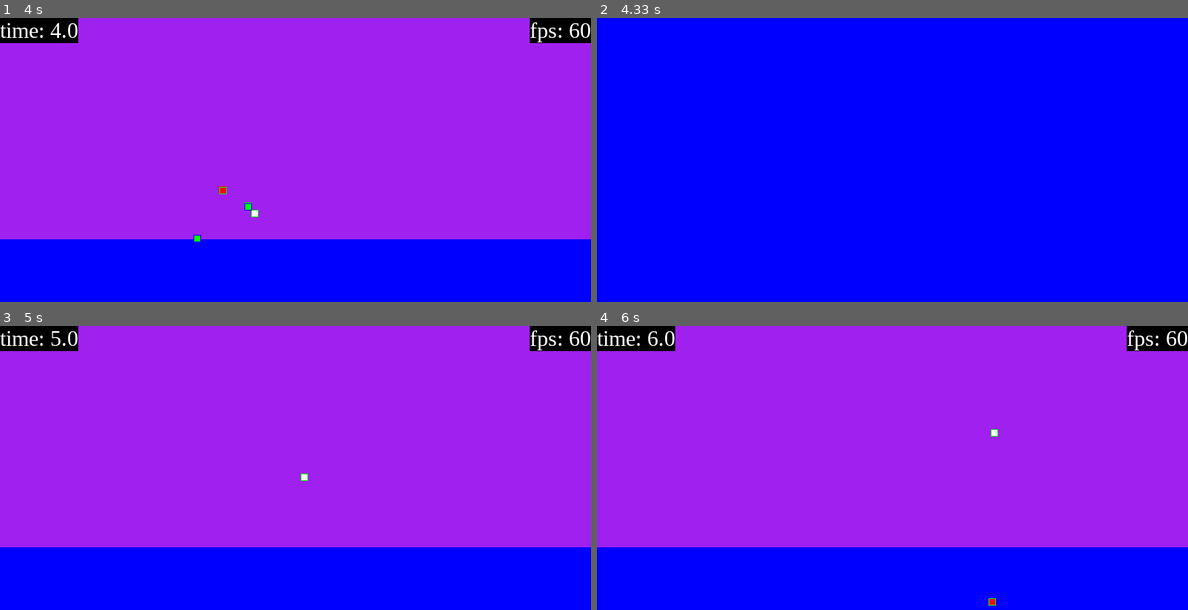
Above: before the commit, frames 1-4 (two rows, left to right).
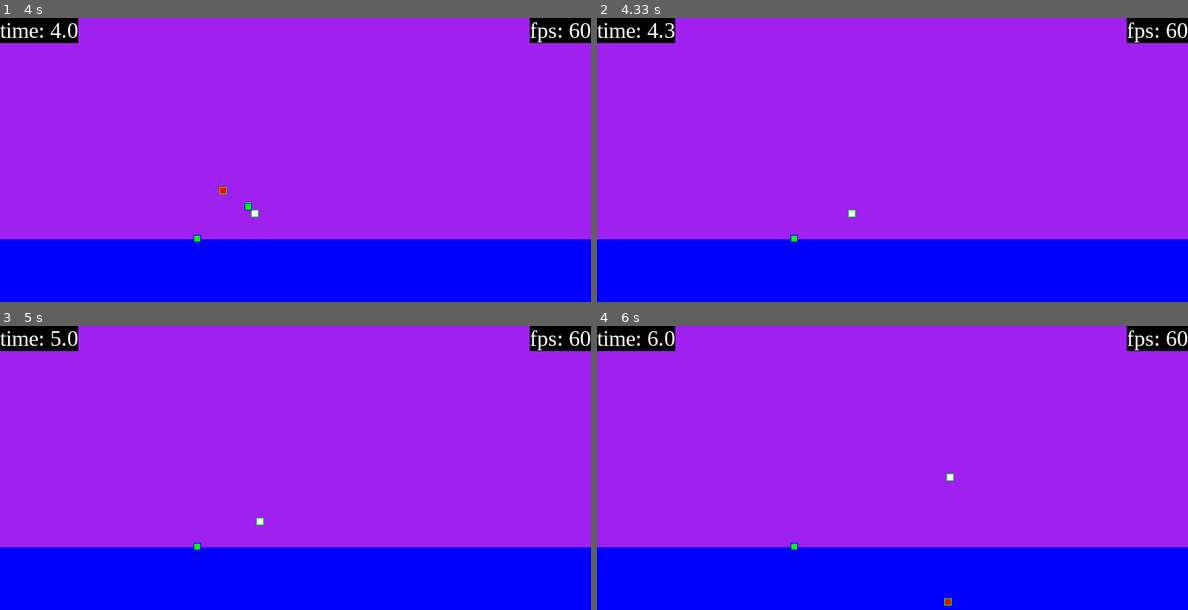
Above: after the commit, the same moments.

Repository: JPaoloMaloles/Pygame-Shooter
Game: pygame game, started from gamecycle.py
Two runs of this game, one before a commit and one after it. Both use one fixed random seed, a clock stepped at 60 frames per second and the inputs below.
Inputs (mouse positions are in pixels of both pictures, inside the frame that each line leads up to):
- Up to frame 1 (4 s): tap Space at 0.33 s; hold A 0.67-1.2 s; click (195, 233) at 1.28 s; hold S 1.57-1.87 s; move the mouse to (378, 188) at 1.6 s; hold A 1.9-2.3 s; hold W 2.33-2.7 s; hold D 2.73-3.37 s; hold S 3.4-3.77 s; click (224, 142) at 3.85 s
- Up to frame 2 (4.33 s): no input
- Up to frame 3 (5 s): tap Space at 4.63 s; hold D from 4.97 s (still down)
- Up to frame 4 (6 s): release D at 5.43 s; hold W 5.47-5.77 s; hold D from 5.8 s (still down)

Frame 1 is identical in both runs. In frame 2, 78% of the frame differs, in the area x 0-100%, y 0-79%; in frame 3, less than 0.1%; in frame 4, 0.2%.

Commit message:
projectile-enemy collision w/ removal

Diff:
--- a/Enemy.py
+++ b/Enemy.py
@@ -11,13 +11,13 @@
         self.rectangle = self.surface.get_rect(topleft=self.position)
         self.surface.fill(f'{self.color}')
         display_surface.blit(self.surface, self.position)
-        print(f"surface rendered at {self.position}")
+        # print(f"surface rendered at {self.position}")
         pygame.draw.rect(display_surface, 'Green', self.rectangle, 1)
 
     def chase(self, player_position):
         a = self.position.x
         b = self.position.y
-        print(f'&&&&&&&&&&&&&&&&&&&&&&&&&&&&&&&: {player_position}')
+        # print(f'&&&&&&&&&&&&&&&&&&&&&&&&&&&&&&&: {player_position}')
         # print(f'&&&&&&&&&&&&&&&&&&&&&&&&&&&&&&&: {self.position.x}')
         # print(
         #     f'&&&&&&&&&&&&&&&&&&&&&&&&&&&&&&&: {(player_position.x - self.position.x)/0.5}')
--- a/Projectiles.py
+++ b/Projectiles.py
@@ -11,7 +11,7 @@
         self.rectangle = self.surface.get_rect(topleft=self.position)
         self.surface.fill(f'{self.color}')
         display_surface.blit(self.surface, self.position)
-        print(f"Projectile rendered at {self.position}")
+        # print(f"Projectile rendered at {self.position}")
         pygame.draw.rect(display_surface, 'Blue', self.rectangle, 1)
 
 class BlastProjectile(ProjectileClass):
@@ -20,7 +20,7 @@
         self.target_position = input["mouse_position"]
 
     def shoot(self, dt):
-        print(f'&&&&&&&&&&&&&&&&&&&&&&&&&&&&&&&: {self.target_position}')
+        # print(f'&&&&&&&&&&&&&&&&&&&&&&&&&&&&&&&: {self.target_position}')
         if abs((self.target_position.x - self.position.x)/0.5) >= 0.5:
             if self.target_position.x > self.position.x:
                 self.position.x = self.position.x + \
@@ -52,7 +52,7 @@
         dynamic_mouse_position = pygame.Vector2(
             pygame.mouse.get_pos()[0], pygame.mouse.get_pos()[1])
 
-        print(f'&&&&&&&&&&&&&&&&&&&&&&&&&&&&&&&: {dynamic_mouse_position}')
+        # print(f'&&&&&&&&&&&&&&&&&&&&&&&&&&&&&&&: {dynamic_mouse_position}')
         if abs((dynamic_mouse_position.x - self.position.x)/0.5) >= 0.5:
             if dynamic_mouse_position.x > self.position.x:
                 self.position.x = self.position.x + \
--- a/gamecycle.py
+++ b/gamecycle.py
@@ -13,6 +13,8 @@
 game_running = False
 player_objects = [] #Make sure when ending games to set this to 0
 enemy_objects = []
+dying_enemy_ids = []
+dying_projectile_ids = []
 existing_projectiles = []
 last_enemy_creation_timestamp = []
 time_since_last_projectile_created = 0
@@ -65,19 +67,21 @@
 
 def player_enemy_collision(player_rect):
     continue_game = True
-    print(f'number of enemies: {len(enemy_objects)}')
-    for enemy in enemy_objects:
+    for index, enemy in enumerate(enemy_objects):
         if pygame.Rect.colliderect(player_rect, enemy.rectangle):
             continue_game = False
-
     return continue_game
 
-def projectile_enemy_collision(projectile_rect):
-    continue_game = True
+def projectile_enemy_collision(projectile_rect, projectile_index):
+    print(f'number of enemies: {len(enemy_objects)}')
     for index, enemy in enumerate(enemy_objects):
         if pygame.Rect.colliderect(projectile_rect, enemy.rectangle):
-            continue_game = False
-    return continue_game
+            if index not in dying_enemy_ids:
+                print(f'projectile index is: {projectile_index}')
+                dying_projectile_ids.append(projectile_index)
+                dying_enemy_ids.append(index)
+
+    return dying_enemy_ids, dying_projectile_ids
 
 def player_movement(player_position):
     keys = pygame.key.get_pressed()
@@ -191,7 +195,23 @@
             if getattr(projectile, 'tracking', False):
                 projectile.tracking(dt)
             projectile.fill(display_surface)
-            game_running = projectile_enemy_collision(projectile.rectangle)
+            dying_enemy_ids, dying_projectile_ids = projectile_enemy_collision(projectile.rectangle, index)
+            # print('======================================')
+            # print('======================================')
+            # print(f'length of enemy ids, length of projectile ids: {len(dying_enemy_ids)} and {len(dying_projectile_ids)}')
+            # print('======================================')
+            # print('======================================')
+
+        for id in dying_enemy_ids:
+            print(f'length of enemy objects: {len(enemy_objects)}')
+            enemy_objects.pop(id)
+        for id in dying_projectile_ids:
+            print(f'THE PROJECTILE ID IS {id}')
+            print(f'length of existing_projectiles: {len(existing_projectiles)}')
+            existing_projectiles.pop(id)
+
+        dying_enemy_ids = []
+        dying_projectile_ids = []
 
         if not game_running:
             player_objects = []
